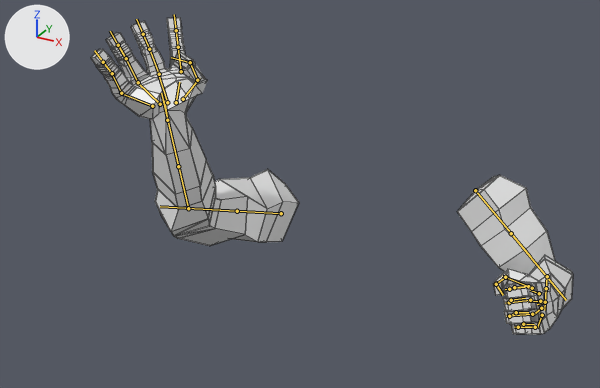
An edit to the FBX model Assets/GhostPuncher/Models/arms_throw.fbx, drawn before and after from the same camera.
The view is the same before and after, from a camera (50 mm lens) standing at (0.736, -1.875, 0.634) and looking at (-0.033, -0.477, -0.066). Arrows for +X, +Y and +Z are at upper left; the lights stay in place. The first picture is the older version. Both versions are drawn at frame 12 of the action 'Scene'; the numbers are the values there. The bones that change, and the others that lie on the model, are drawn over the model as lines. Mesh edges are drawn as thin lines.

The first picture shows 'NEW ARM'.
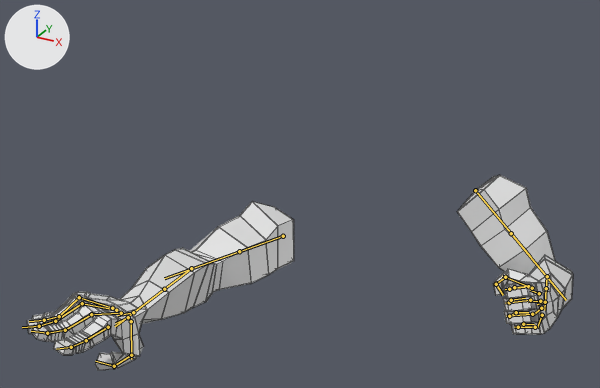
Changed parts and their boxes [x1, y1, x2, y2] in the pictures (600 x 388 px):
'NEW ARM', posed (13% wider, 38% shorter)
    before: [91, 18, 573, 335]
    after: [27, 175, 573, 370]
bone 'DEF-upper_arm.R', root to tip
    before: (281, 213) to (212, 209)
    after: (283, 236) to (214, 260)
bone 'DEF-upper_arm.R.001', root to tip
    before: (237, 211) to (160, 206)
    after: (239, 251) to (164, 278)
bone 'DEF-forearm.R', root to tip
    before: (188, 208) to (173, 142)
    after: (191, 268) to (148, 301)
bone 'DEF-forearm.R.001', root to tip
    before: (178, 166) to (161, 93)
    after: (164, 289) to (115, 326)
bone 'DEF-hand.R', root to tip
    before: (167, 120) to (164, 100)
    after: (133, 312) to (117, 315)
bone 'DEF-f_index.02.R', root to tip
    before: (178, 47) to (176, 30)
    after: (86, 340) to (71, 347)
bone 'DEF-thumb.01.R', root to tip
    before: (183, 99) to (199, 78)
    after: (131, 321) to (131, 359)
bone 'DEF-f_middle.02.R', root to tip
    before: (149, 49) to (143, 34)
    after: (65, 330) to (47, 333)
bone 'DEF-f_middle.03.R', root to tip
    before: (143, 34) to (136, 19)
    after: (47, 333) to (31, 331)
bone 'DEF-f_ring.02.R', root to tip
    before: (126, 58) to (118, 45)
    after: (55, 321) to (39, 326)
bone 'DEF-f_ring.03.R', root to tip
    before: (118, 45) to (110, 31)
    after: (39, 326) to (22, 327)
bone 'DEF-f_pinky.02.R', root to tip
    before: (112, 73) to (103, 62)
    after: (59, 316) to (44, 320)
bone 'DEF-f_pinky.03.R', root to tip
    before: (103, 62) to (94, 50)
    after: (44, 320) to (29, 321)

Diff of the bpy script that builds the scene:
```diff
--- a/Assets/GhostPuncher/Models/arms_throw.fbx.py
+++ b/Assets/GhostPuncher/Models/arms_throw.fbx.py
@@ bone_def_upper_arm_r @@
 bone_def_upper_arm_r = bpy.data.objects['NEW RIGRIG'].pose.bones['DEF-upper_arm.R']  # child of 'DEF-shoulder.R'
-bone_def_upper_arm_r.location = (0.044, -0.06, 0.304)
-bone_def_upper_arm_r.rotation_quaternion = (0.68, 0.567, 0.0, -0.465)  # degrees (65, 32, -48)
+bone_def_upper_arm_r.location = (-0.01, -0.028, 0.315)
+bone_def_upper_arm_r.rotation_quaternion = (0.712, 0.644, 0.0, -0.28)  # degrees (80, 21, -25)
@@ bone_def_upper_arm_r_001 @@
 bone_def_upper_arm_r_001 = bpy.data.objects['NEW RIGRIG'].pose.bones['DEF-upper_arm.R.001']  # child of 'DEF-upper_arm.R'
-bone_def_upper_arm_r_001.rotation_quaternion = (0.971, 0.0, 0.24, 0.0)  # degrees (0, 28, 0)
+bone_def_upper_arm_r_001.rotation_quaternion = (1.0, 0.0, -0.001, 0.0)  # degrees (0, 0, 0)
@@ bone_def_forearm_r @@
 bone_def_forearm_r = bpy.data.objects['NEW RIGRIG'].pose.bones['DEF-forearm.R']  # child of 'DEF-upper_arm.R'
-bone_def_forearm_r.rotation_quaternion = (0.813, 0.117, 0.365, -0.439)  # degrees (-10, 44, -61)
+bone_def_forearm_r.rotation_quaternion = (0.999, 0.042, -0.006, -0.024)  # degrees (5, -1, -3)
@@ bone_def_forearm_r_001 @@
 bone_def_forearm_r_001 = bpy.data.objects['NEW RIGRIG'].pose.bones['DEF-forearm.R.001']  # child of 'DEF-forearm.R'
-bone_def_forearm_r_001.rotation_quaternion = (1.0, 0.0, -0.006, 0.0)  # degrees (0, -1, 0)
+bone_def_forearm_r_001.rotation_quaternion = (0.995, 0.0, -0.102, 0.0)  # degrees (0, -12, 0)
@@ bone_def_hand_r @@
 bone_def_hand_r = bpy.data.objects['NEW RIGRIG'].pose.bones['DEF-hand.R']  # child of 'DEF-forearm.R'
-bone_def_hand_r.rotation_quaternion = (0.831, 0.0, 0.0, -0.556)  # degrees (0, 0, -68)
+bone_def_hand_r.rotation_quaternion = (0.965, -0.136, -0.196, -0.111)  # degrees (-14, -24, -10)
@@ bone_def_f_index_02_r @@
 bone_def_f_index_02_r = bpy.data.objects['NEW RIGRIG'].pose.bones['DEF-f_index.02.R']  # child of 'DEF-f_index.01.R'
-bone_def_f_index_02_r.location = (0.0, 0.001, 0.0)
-bone_def_f_index_02_r.rotation_quaternion = (0.988, -0.147, -0.04, 0.006)  # degrees (-17, -4, 1)
+bone_def_f_index_02_r.location = (0.0, 0.002, -0.001)
+bone_def_f_index_02_r.rotation_quaternion = (0.974, -0.225, -0.04, 0.003)  # degrees (-26, -4, 1)
@@ bone_def_thumb_01_r @@
 bone_def_thumb_01_r = bpy.data.objects['NEW RIGRIG'].pose.bones['DEF-thumb.01.R']  # child of 'DEF-palm.01.R'
-bone_def_thumb_01_r.rotation_quaternion = (0.939, -0.231, 0.0, -0.255)  # degrees (-26, -7, -29)
+bone_def_thumb_01_r.rotation_quaternion = (0.941, -0.255, 0.0, -0.221)  # degrees (-29, -6, -25)
@@ bone_def_f_middle_02_r @@
 bone_def_f_middle_02_r = bpy.data.objects['NEW RIGRIG'].pose.bones['DEF-f_middle.02.R']  # child of 'DEF-f_middle.01.R'
-bone_def_f_middle_02_r.location = (0.0, 0.0, 0.0)
-bone_def_f_middle_02_r.rotation_quaternion = (0.964, -0.265, 0.0, 0.0)  # degrees (-31, 0, 0)
+bone_def_f_middle_02_r.location = (0.0, 0.002, -0.001)
+bone_def_f_middle_02_r.rotation_quaternion = (0.93, -0.368, 0.0, 0.0)  # degrees (-43, 0, 0)
@@ bone_def_f_middle_03_r @@
 bone_def_f_middle_03_r = bpy.data.objects['NEW RIGRIG'].pose.bones['DEF-f_middle.03.R']  # child of 'DEF-f_middle.02.R'
-bone_def_f_middle_03_r.rotation_quaternion = (0.999, -0.034, 0.0, 0.0)  # degrees (-4, 0, 0)
+bone_def_f_middle_03_r.rotation_quaternion = (0.989, -0.146, 0.0, 0.0)  # degrees (-17, 0, 0)
@@ bone_def_f_ring_02_r @@
 bone_def_f_ring_02_r = bpy.data.objects['NEW RIGRIG'].pose.bones['DEF-f_ring.02.R']  # child of 'DEF-f_ring.01.R'
-bone_def_f_ring_02_r.location = (0.0, -0.001, 0.0)
-bone_def_f_ring_02_r.rotation_quaternion = (0.969, -0.247, 0.001, 0.0)  # degrees (-29, 0, 0)
+bone_def_f_ring_02_r.location = (0.0, 0.001, 0.0)
+bone_def_f_ring_02_r.rotation_quaternion = (0.935, -0.356, 0.001, 0.0)  # degrees (-42, 0, 0)
@@ bone_def_f_ring_03_r @@
 bone_def_f_ring_03_r = bpy.data.objects['NEW RIGRIG'].pose.bones['DEF-f_ring.03.R']  # child of 'DEF-f_ring.02.R'
-bone_def_f_ring_03_r.rotation_quaternion = (0.999, -0.032, 0.0, 0.0)  # degrees (-4, 0, 0)
+bone_def_f_ring_03_r.rotation_quaternion = (0.989, -0.146, 0.0, 0.0)  # degrees (-17, 0, 0)
@@ bone_def_f_pinky_02_r @@
 bone_def_f_pinky_02_r = bpy.data.objects['NEW RIGRIG'].pose.bones['DEF-f_pinky.02.R']  # child of 'DEF-f_pinky.01.R'
-bone_def_f_pinky_02_r.location = (0.0, 0.001, 0.0)
-bone_def_f_pinky_02_r.rotation_quaternion = (0.969, -0.247, 0.002, 0.0)  # degrees (-29, 0, 0)
+bone_def_f_pinky_02_r.location = (0.0, 0.003, 0.0)
+bone_def_f_pinky_02_r.rotation_quaternion = (0.937, -0.351, 0.002, 0.0)  # degrees (-41, 0, 0)
@@ bone_def_f_pinky_03_r @@
 bone_def_f_pinky_03_r = bpy.data.objects['NEW RIGRIG'].pose.bones['DEF-f_pinky.03.R']  # child of 'DEF-f_pinky.02.R'
-bone_def_f_pinky_03_r.rotation_quaternion = (0.999, -0.041, 0.0, 0.0)  # degrees (-5, 0, 0)
+bone_def_f_pinky_03_r.rotation_quaternion = (0.988, -0.155, 0.0, 0.0)  # degrees (-18, 0, 0)
```
